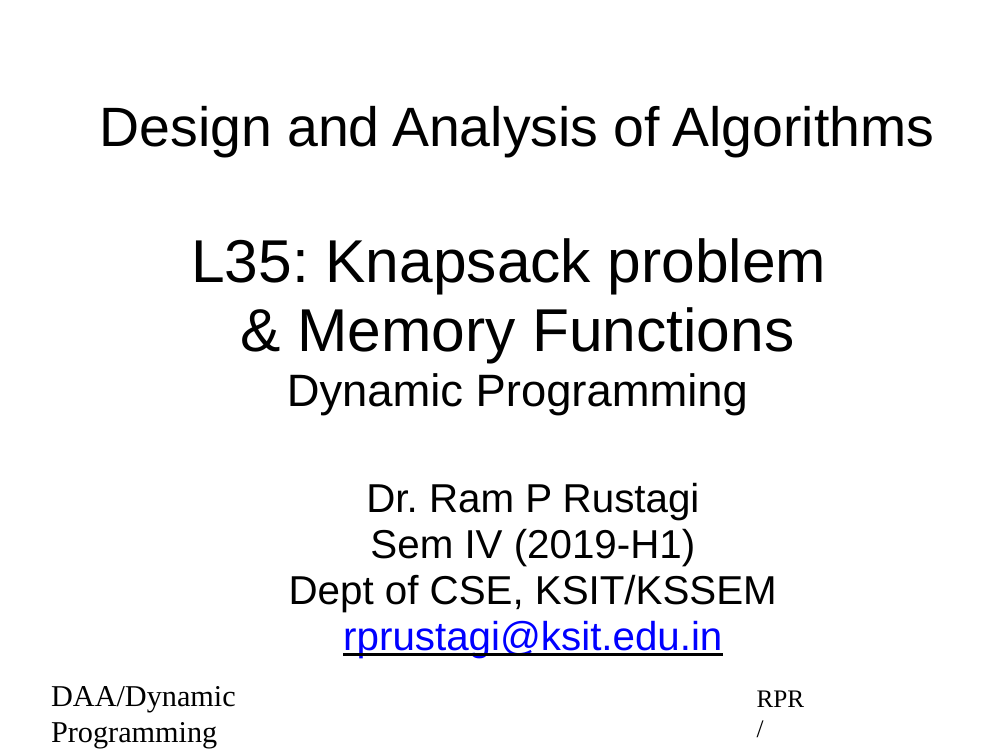
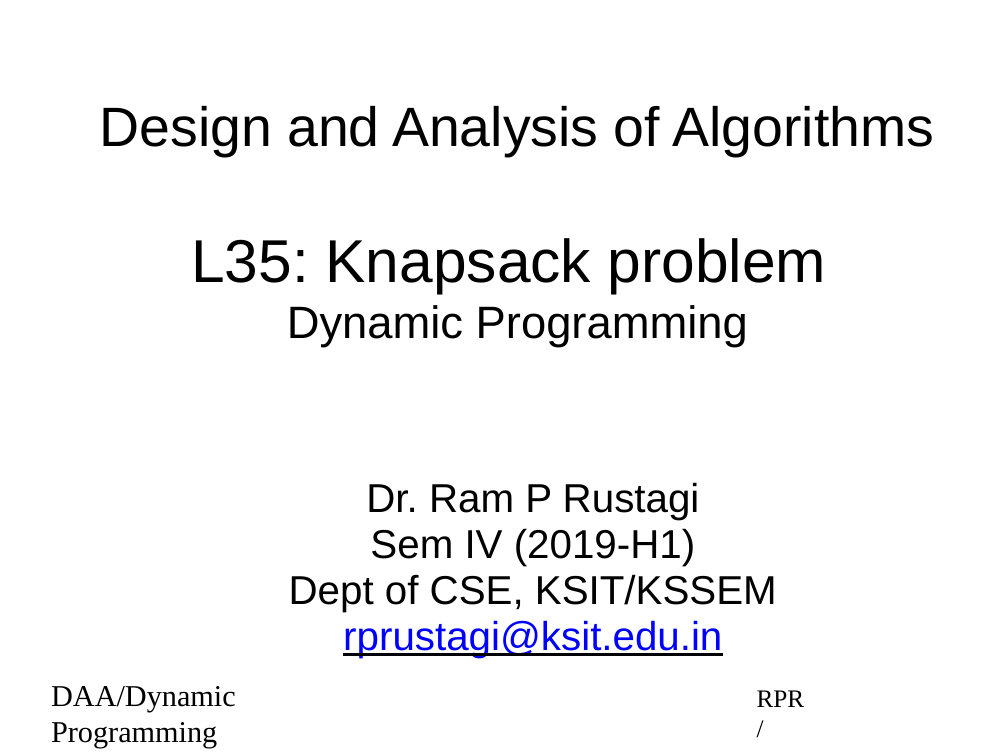
Before and after one commit to rprustagi/2019-17CS43-DAA, a slide deck: slide 1 of Slides-RPR/2019-H1-DAA-L35-DynProg-Knapsack.pptx. Drawn at 1008x756 pixels with LibreOffice and Linux fonts; fonts in the diff are those of the drawing. Boxes give left, top, right and bottom in pixels: in the first picture for what was removed or moved away, otherwise in the second. Text is boxed around its words. In the diff, an @@ line names an element or a change of style, - is before the commit and + after.

```diff
--- a/Slides-RPR/2019-H1-DAA-L35-DynProg-Knapsack.pptx
+++ b/Slides-RPR/2019-H1-DAA-L35-DynProg-Knapsack.pptx
@@ title at bbox=[297, 307, 794, 362]: paragraph removed @@
-& Memory Functions
```
Also in this commit, not shown: 4 other slides changed, 8 other files.
